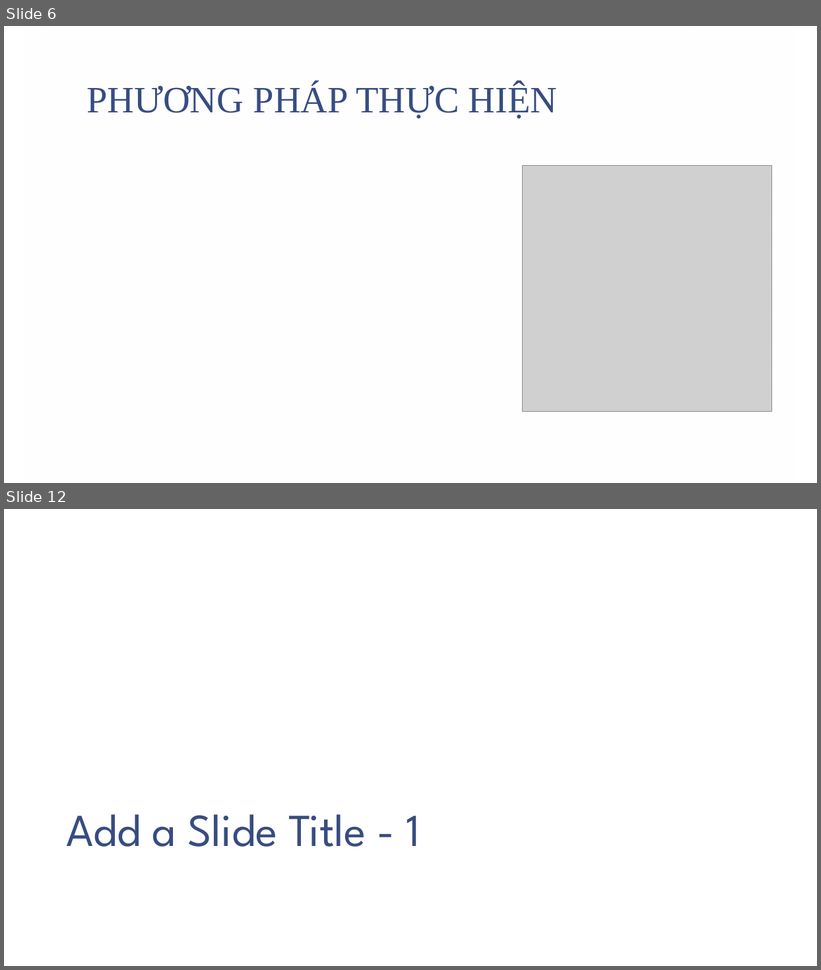
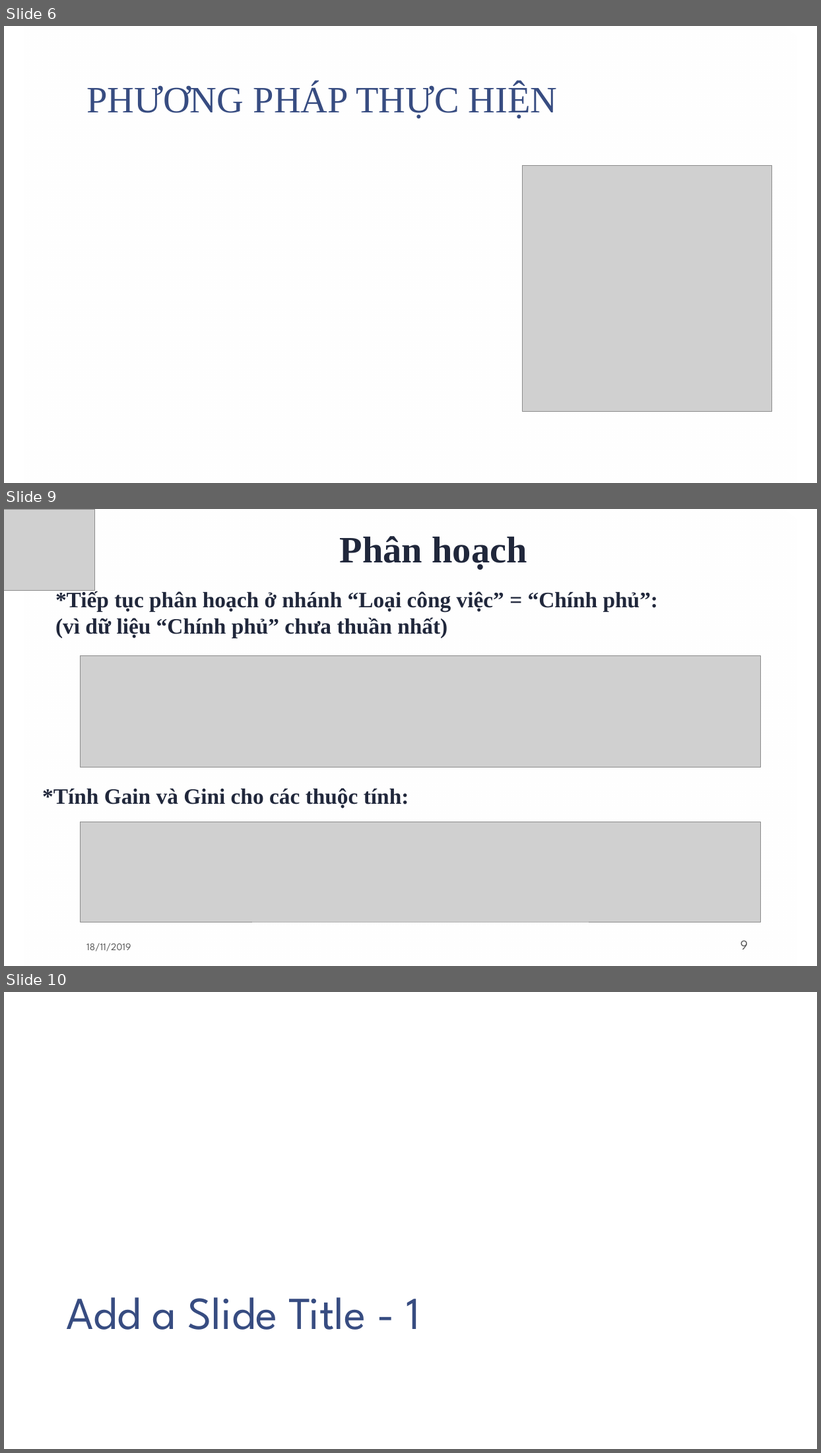
Before and after one commit to trungcpag/machine-CTU, a slide deck: report.pptx. Shown one above the other, each under a label of ours: slides 6 and 12 before the commit, slides 6, 9 and 10 after it; the slides between them are not shown. The pictures are 821x970 and 821x1453 pixels, drawn with LibreOffice and Linux fonts; fonts in the diff are those of the drawing; grey boxes stand for pictures; background and template pictures are left out. Boxes give left, top, right and bottom in pixels: in the first picture for what was removed or moved away, otherwise in the second. Text is boxed around its words. In the diff, an @@ line names an element or a change of style, - is before the commit and + after.

```diff
--- a/report.pptx
+++ b/report.pptx
@@ slide 9 added at (x1=4, y1=509, x2=817, y2=966), background picture (left out); not listed: 1 template element that a slide beside it also shows @@
@@ picture added at (x1=4, y1=509, x2=95, y2=590) @@
@@ text added at (x1=340, y1=536, x2=527, y2=570), 44 pt, text #20273C, bold @@
+Phân hoạch
@@ text added at (x1=55, y1=590, x2=658, y2=638), 26 pt, text #20273C, bold @@
+*Tiếp tục phân hoạch ở nhánh “Loại công việc” = “Chính phủ”:
+(vì dữ liệu “Chính phủ” chưa thuần nhất)
@@ picture added at (x1=81, y1=656, x2=761, y2=768) @@
@@ text added at (x1=42, y1=788, x2=409, y2=809), 26 pt, text #20273C, bold @@
+*Tính Gain và Gini cho các thuộc tính:
@@ picture added at (x1=81, y1=823, x2=761, y2=923) @@
@@ text added at (x1=86, y1=943, x2=131, y2=952), 12 pt, text #595959 @@
+18/11/2019
@@ page number added at (x1=741, y1=941, x2=748, y2=950), 16 pt, text #595959 @@
+9
@@ what was slide 12 is now slide 10 @@
```
Also in this commit, not shown: 1 slide changed, 3 slides removed, 4 other files.
